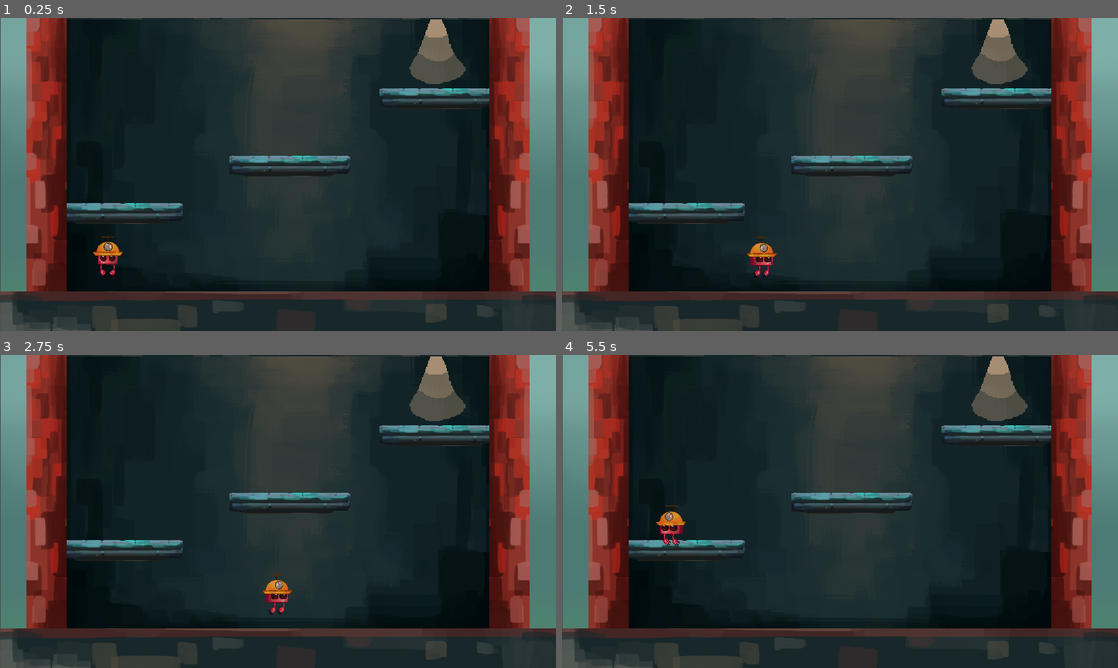
Above: before the commit, frames 1-4 (two rows, left to right).
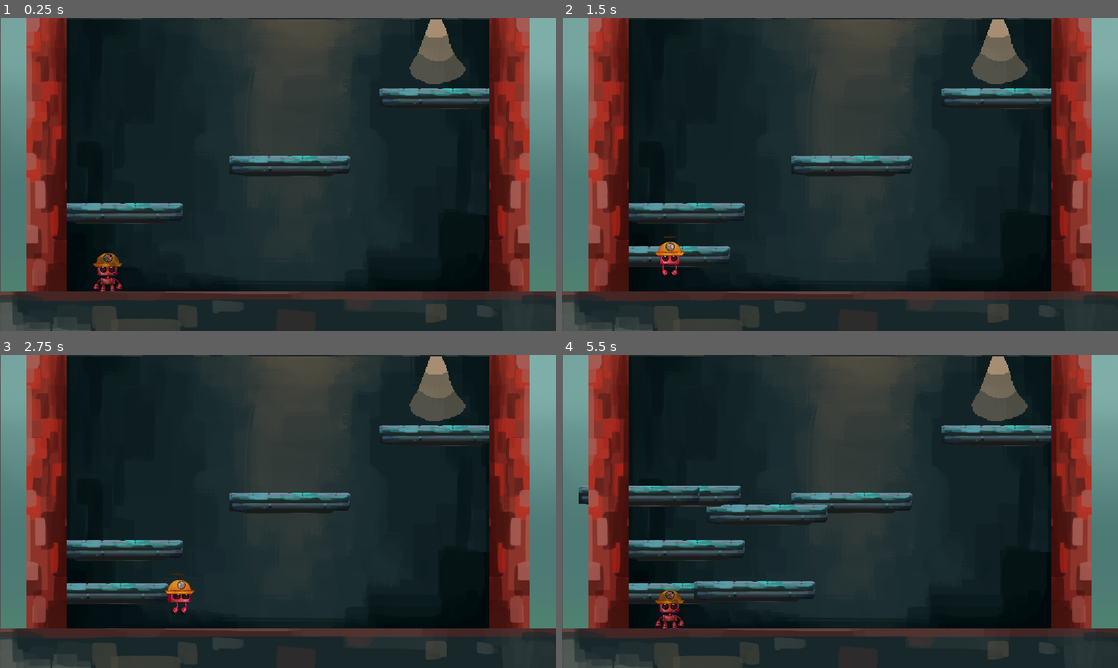
Above: after the commit, the same moments.

Repository: kcabra/clocky
Game: Godot game, scene res://proto2/proto2.tscn
Same seed, same stepped clock (60 frames per second), same inputs: the game is played once before the commit and once after it. The project has no main scene, so this scene is started directly.
Inputs:
- Up to frame 1 (0.25 s): no input
- Up to frame 2 (1.5 s): tap Enter at 0.5 s; hold D (move_right) 0.53-1.28 s; hold Space (place, bound only after the commit) 0.53-1.28 s; hold Page Down (ui_page_down) from 1.28 s (still down); tap Space (place, bound only after the commit) at 1.35 s
- Up to frame 3 (2.75 s): release Page Down (ui_page_down) at 2.03 s; hold D (move_right) from 2.03 s (still down); hold Space (place, bound only after the commit) from 2.03 s (still down)
- Up to frame 4 (5.5 s): release D (move_right) at 2.78 s; release Space (place, bound only after the commit) at 2.78 s; hold W (move_up) 2.78-3.53 s; tap Space (place, bound only after the commit) at 2.85, 4.35 s; hold Space (place, bound only after the commit) 3.53-4.28 s; hold A (move_left) 3.53-5.03 s; hold Page Down (ui_page_down) from 5.03 s (still down); hold Space (place, bound only after the commit) from 5.03 s (still down)

The runs differ from the first frame. In frame 1, 0.6% of the frame differs, in the area x 16-23%, y 69-88%; in frame 2, 1.3%; in frame 3, 1.5%; in frame 4, 3.5%, in the area x 3-48%, y 41-88%.

Commit message:
late saturday remix

Diff:
--- a/project.godot
+++ b/project.godot
@@ -36,21 +36,30 @@
 move_up={
 "deadzone": 0.5,
 "events": [ Object(InputEventKey,"resource_local_to_scene":false,"resource_name":"","device":0,"alt":false,"shift":false,"control":false,"meta":false,"command":false,"pressed":false,"scancode":87,"unicode":0,"echo":false,"script":null)
+, Object(InputEventKey,"resource_local_to_scene":false,"resource_name":"","device":0,"alt":false,"shift":false,"control":false,"meta":false,"command":false,"pressed":false,"scancode":16777232,"unicode":0,"echo":false,"script":null)
  ]
 }
 move_down={
 "deadzone": 0.5,
 "events": [ Object(InputEventKey,"resource_local_to_scene":false,"resource_name":"","device":0,"alt":false,"shift":false,"control":false,"meta":false,"command":false,"pressed":false,"scancode":83,"unicode":0,"echo":false,"script":null)
+, Object(InputEventKey,"resource_local_to_scene":false,"resource_name":"","device":0,"alt":false,"shift":false,"control":false,"meta":false,"command":false,"pressed":false,"scancode":16777234,"unicode":0,"echo":false,"script":null)
  ]
 }
 move_left={
 "deadzone": 0.5,
 "events": [ Object(InputEventKey,"resource_local_to_scene":false,"resource_name":"","device":0,"alt":false,"shift":false,"control":false,"meta":false,"command":false,"pressed":false,"scancode":65,"unicode":0,"echo":false,"script":null)
+, Object(InputEventKey,"resource_local_to_scene":false,"resource_name":"","device":0,"alt":false,"shift":false,"control":false,"meta":false,"command":false,"pressed":false,"scancode":16777231,"unicode":0,"echo":false,"script":null)
  ]
 }
 move_right={
 "deadzone": 0.5,
 "events": [ Object(InputEventKey,"resource_local_to_scene":false,"resource_name":"","device":0,"alt":false,"shift":false,"control":false,"meta":false,"command":false,"pressed":false,"scancode":68,"unicode":0,"echo":false,"script":null)
+, Object(InputEventKey,"resource_local_to_scene":false,"resource_name":"","device":0,"alt":false,"shift":false,"control":false,"meta":false,"command":false,"pressed":false,"scancode":16777233,"unicode":0,"echo":false,"script":null)
+ ]
+}
+place={
+"deadzone": 0.5,
+"events": [ Object(InputEventKey,"resource_local_to_scene":false,"resource_name":"","device":0,"alt":false,"shift":false,"control":false,"meta":false,"command":false,"pressed":false,"scancode":32,"unicode":0,"echo":false,"script":null)
  ]
 }
 
--- a/proto2/Camera.gd
+++ b/proto2/Camera.gd
@@ -1,13 +1,13 @@
 extends Camera2D
 
+signal level_changed
 const SCREEN_HEIGHT = 720
 const PLAYER_NODE_NAME = "player_run"
 
 func _on_newlevel_collided(collider, ground_position):
-    print_debug(collider.name + " collided with newlevel")
     if collider.name == PLAYER_NODE_NAME:
         follow_player(ground_position)
 
 func follow_player(ground):
-    print_debug(ground.y)
+    emit_signal("level_changed")
     position.y = lerp(ground.y, ground.y - SCREEN_HEIGHT, 0.5)
--- a/proto2/game_mode.gd
+++ b/proto2/game_mode.gd
@@ -7,16 +7,22 @@
 
 enum modes {run, repair}
 export (modes) var current_mode = modes.run
+export (int, 1, 2) var current_level = 1
 var player
+var camera
 
 func _enter_tree():
     player_run = preload(PLAYER_RUN_SCENE_PATH)
     player_repair = preload(PLAYER_REPAIR_SCENE_PATH)
 
 func _ready():
-    set_mode(current_mode)
+    get_node("Camera").connect("level_changed", self, "_on_level_changed")
+    set_mode()
 
-func set_mode(new_mode):
+func _on_level_changed():
+    current_level += 1
+
+func set_mode():
     if player: player.queue_free()
     match current_mode:
         modes.run:
@@ -27,6 +33,15 @@
             get_tree().set_group("chao", "one_way_collision", false)
     # assumes there's only one spawn active, must remove
     # old spawn before adding a new one.
-    var spawn = get_tree().get_nodes_in_group("spawn")[0]
-    player.position = spawn.global_position
+    var spawn_array = get_tree().get_nodes_in_group("spawn")
+    print_debug(current_level - 1)
+    player.position = spawn_array[current_level - 1].global_position
     add_child(player)
+
+func _process(delta):
+    if Input.is_action_just_pressed("ui_page_down"):
+        if current_mode == modes.repair:
+            current_mode = modes.run
+        else:
+            current_mode = modes.repair
+        set_mode()
--- a/proto2/player/FSM_run.gd
+++ b/proto2/player/FSM_run.gd
@@ -78,6 +78,7 @@
 func _enter_state(new_state, old_state):
     match new_state:
         states.stand:
+            sprite.flip_h = false
             if jump_timer < 0:
                 sprite.animation = "stand"
                 sprite.frame = 0
--- a/proto2/player/Player_repair.gd
+++ b/proto2/player/Player_repair.gd
@@ -37,6 +37,12 @@
     move_vec = lerp(move_vec, get_input_dir() * SPEED, 0.1)
     move_vec = move_and_slide(move_vec)
 
+var blocks = [
+        preload("res://proto2/obj/plat_oneway.tscn"),
+        ]
+
 func _input(event):
-    pass
-#    if event.is_action_pressed()
+    if event.is_action_pressed("place"):
+        var node = blocks[randi() % blocks.size()].instance()
+        node.position = self.position
+        get_parent().add_child(node)
--- a/proto2/player/player_repair.tscn
+++ b/proto2/player/player_repair.tscn
@@ -20,6 +20,7 @@
 [node name="player_repair" type="KinematicBody2D"]
 position = Vector2( 208.019, 198.976 )
 scale = Vector2( 0.298277, 0.298277 )
+z_index = 1
 script = ExtResource( 1 )
 
 [node name="CollisionShape2D" type="CollisionShape2D" parent="."]
--- a/proto2/player/player_run.tscn
+++ b/proto2/player/player_run.tscn
@@ -45,6 +45,7 @@
 [node name="player_run" type="KinematicBody2D"]
 position = Vector2( 208.019, 198.976 )
 scale = Vector2( 0.3, 0.3 )
+z_index = 1
 collision_layer = 3
 collision_mask = 3
 script = ExtResource( 1 )
@@ -61,12 +62,14 @@
 position = Vector2( -53.3967, 146.747 )
 enabled = true
 cast_to = Vector2( 0, 5 )
+collision_mask = 3
 
 [node name="RayCast2D2" type="RayCast2D" parent="."]
 position = Vector2( 53.27, 146.747 )
 scale = Vector2( 1.27817, 1.27817 )
 enabled = true
 cast_to = Vector2( 0, 5 )
+collision_mask = 3
 
 [node name="AnimatedSprite" type="AnimatedSprite" parent="."]
 frames = SubResource( 2 )
--- a/proto2/proto2.tscn
+++ b/proto2/proto2.tscn
@@ -29,7 +29,6 @@
 [node name="proto2" type="Node2D"]
 position = Vector2( -2, 0 )
 script = ExtResource( 1 )
-current_mode = 1
 
 [node name="ParallaxBackground" type="ParallaxBackground" parent="."]
 
@@ -41,7 +40,7 @@
 texture = ExtResource( 6 )
 centered = false
 
-[node name="Camera2D" type="Camera2D" parent="." groups=[
+[node name="Camera" type="Camera2D" parent="." groups=[
 "camera",
 ]]
 position = Vector2( 640, 360 )
@@ -162,6 +161,11 @@
 ]]
 position = Vector2( 1016, -121 )
 
+[node name="spawn2" type="Position2D" parent="tela2" groups=[
+"spawn",
+]]
+position = Vector2( 857, -118 )
+
 [node name="NewLevel" type="Area2D" parent="tela2"]
 position = Vector2( 640, -7.39098e-06 )
 collision_layer = 2
Binary file changed: icon.png
Binary file removed: proto2/item_frame.png
Not shown, removed: proto2/item_frame.png.import
